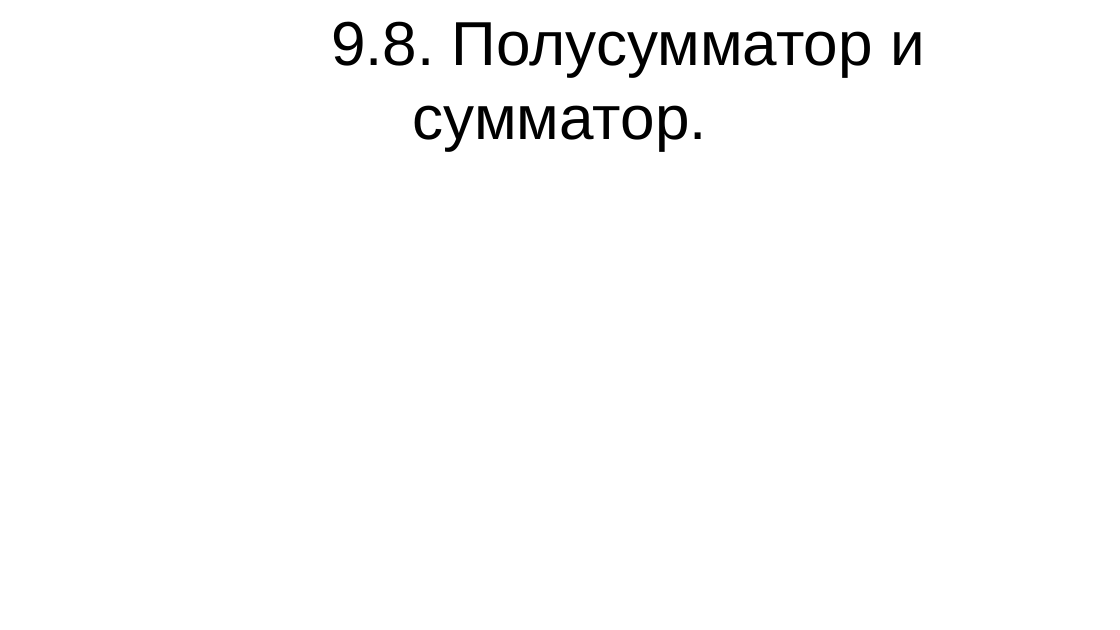
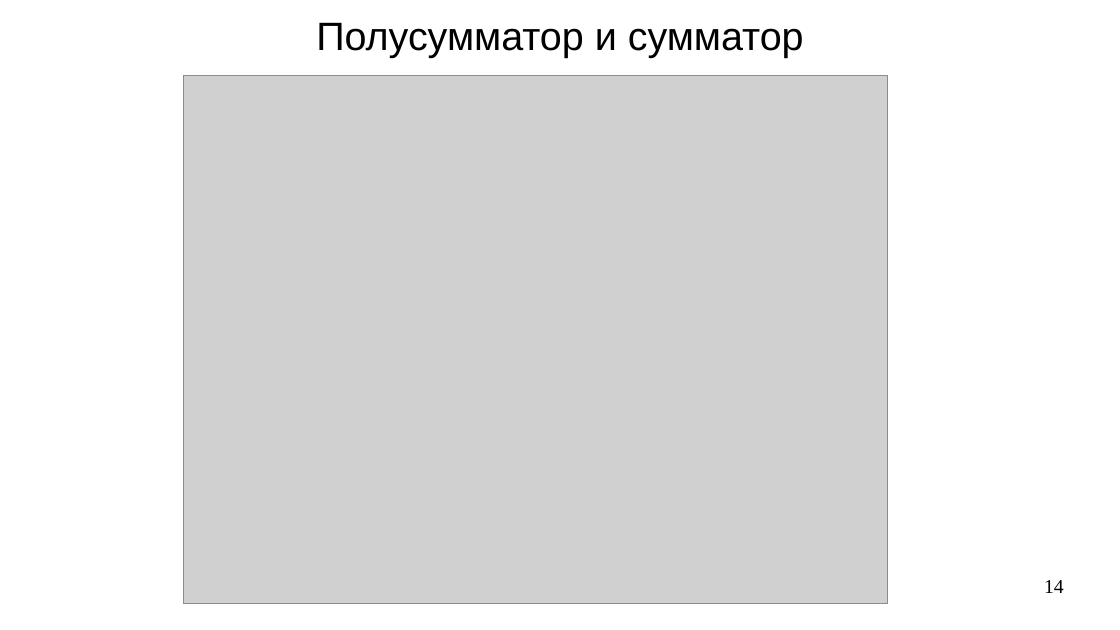
Before and after one commit to steelcraft/stud-lab, a slide deck: slide 14 of Лекции/СBDS01#L5.odp (slide 15 before the commit). Drawn at 1120x630 pixels with LibreOffice and Linux fonts; fonts in the diff are those of the drawing; grey boxes stand for pictures. Boxes give left, top, right and bottom in pixels: in the first picture for what was removed or moved away, otherwise in the second. Text is boxed around its words. In the diff, an @@ line names an element or a change of style, - is before the commit and + after.

```diff
--- a/Лекции/СBDS01#L5.odp
+++ b/Лекции/СBDS01#L5.odp
@@ title at box(316, 22, 804, 57): text changed; size 44 to 28 pt @@
-9.8. Полусумматор и сумматор.
+Полусумматор и сумматор
@@ picture added at box(184, 76, 888, 605) @@
@@ page number added at box(1044, 580, 1064, 593), 14 pt, text #000000 @@
+14
```
Also in this commit, not shown: 7 other slides changed, 7 slides added, 8 slides removed, 1 other file.
